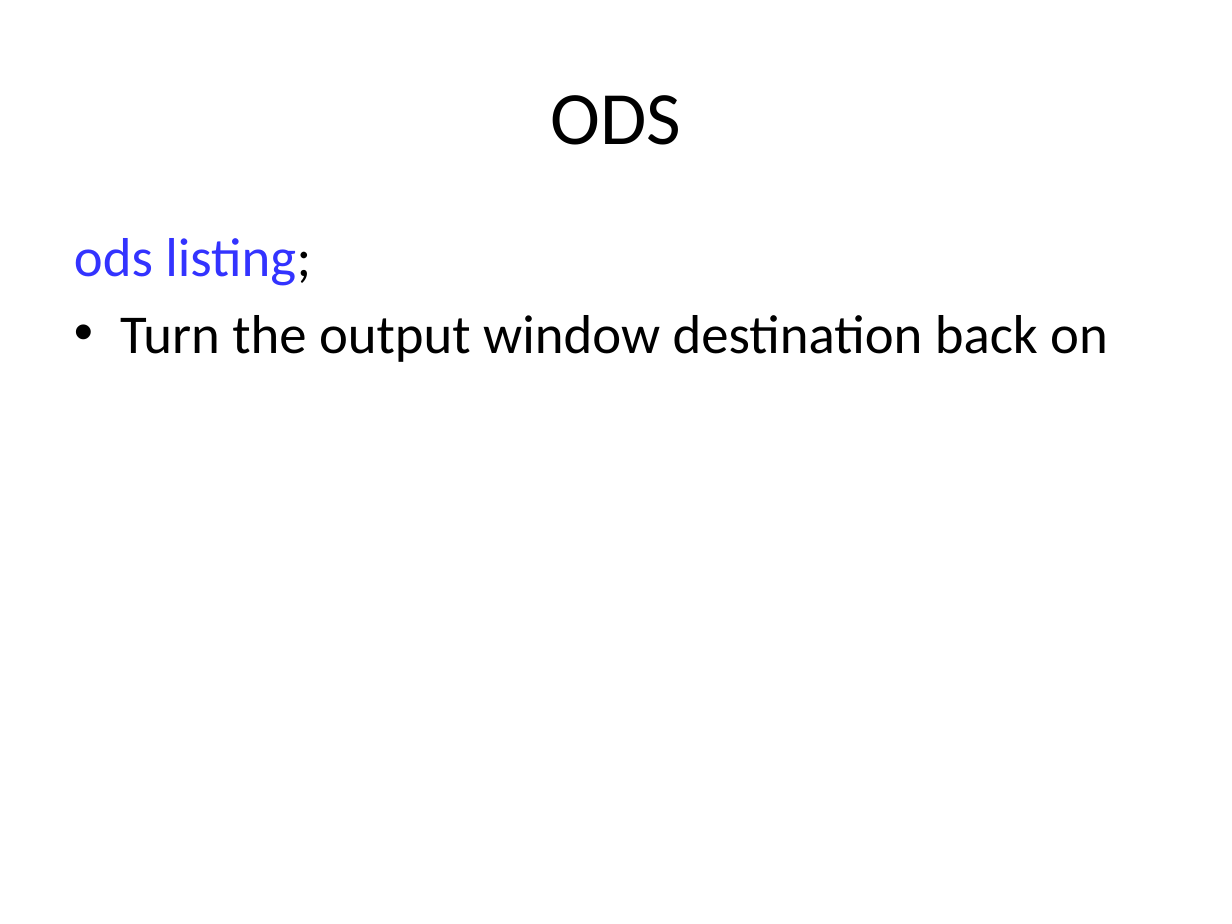
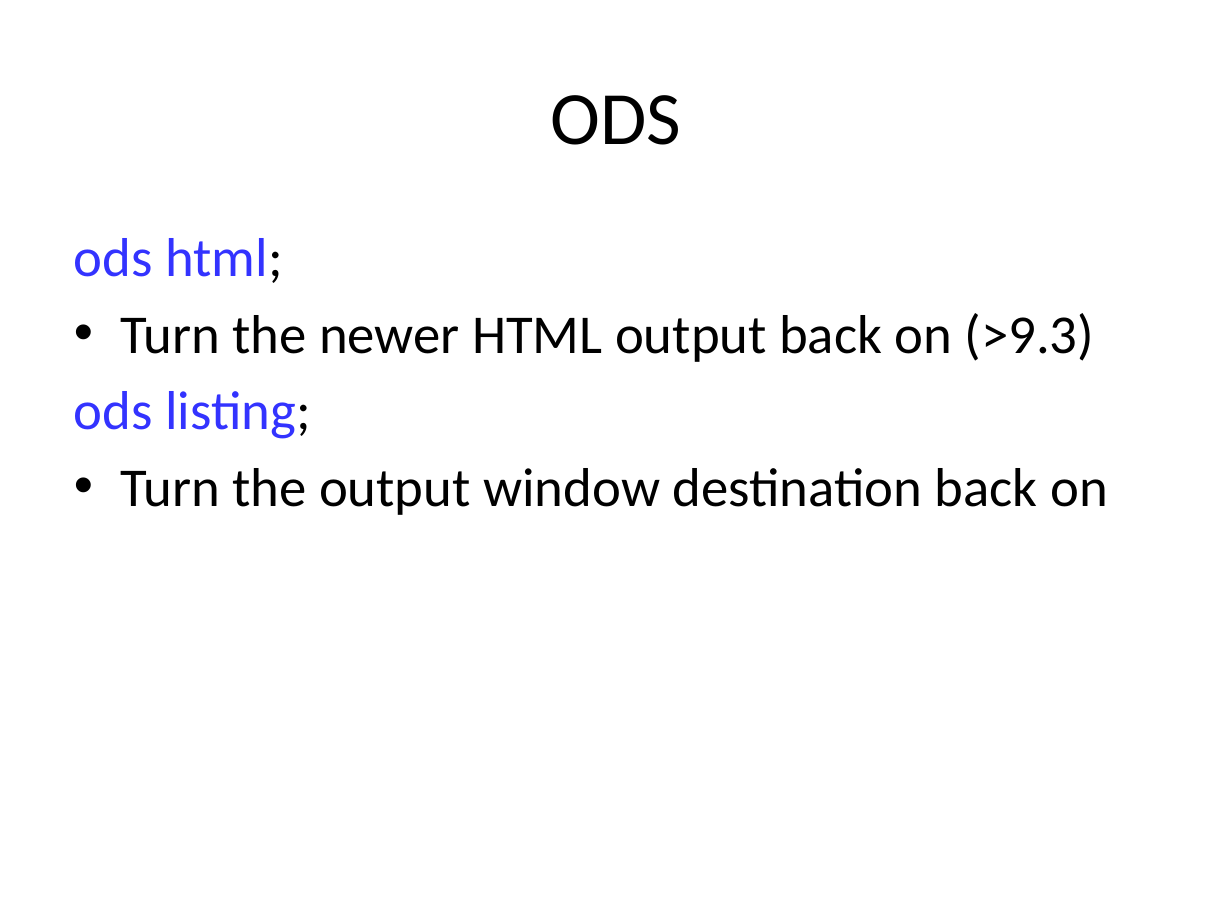
Before and after one commit to CUNYSPHCode/IntroSAS, a slide deck: slide 24 of Session4/session4_MRamos.pptx. Drawn at 1232x924 pixels with LibreOffice and Linux fonts; fonts in the diff are those of the drawing. Boxes give left, top, right and bottom in pixels: in the first picture for what was removed or moved away, otherwise in the second. Text is boxed around its words. In the diff, an @@ line names an element or a change of style, - is before the commit and + after.

```diff
--- a/Session4/session4_MRamos.pptx
+++ b/Session4/session4_MRamos.pptx
@@ text at <box>74,238,1095,362</box>: paragraphs added @@
+ods html;
+• Turn the newer HTML output back on (>9.3)
```
Also in this commit, not shown: 6 other files.
